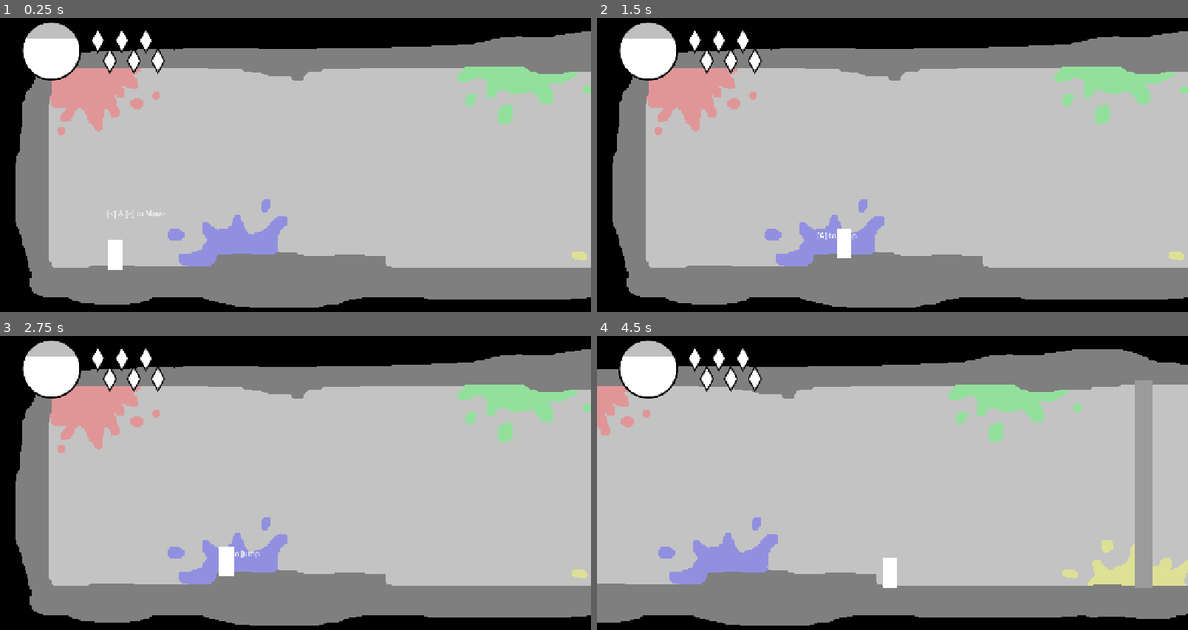
Above: before the commit, frames 1-4 (two rows, left to right).
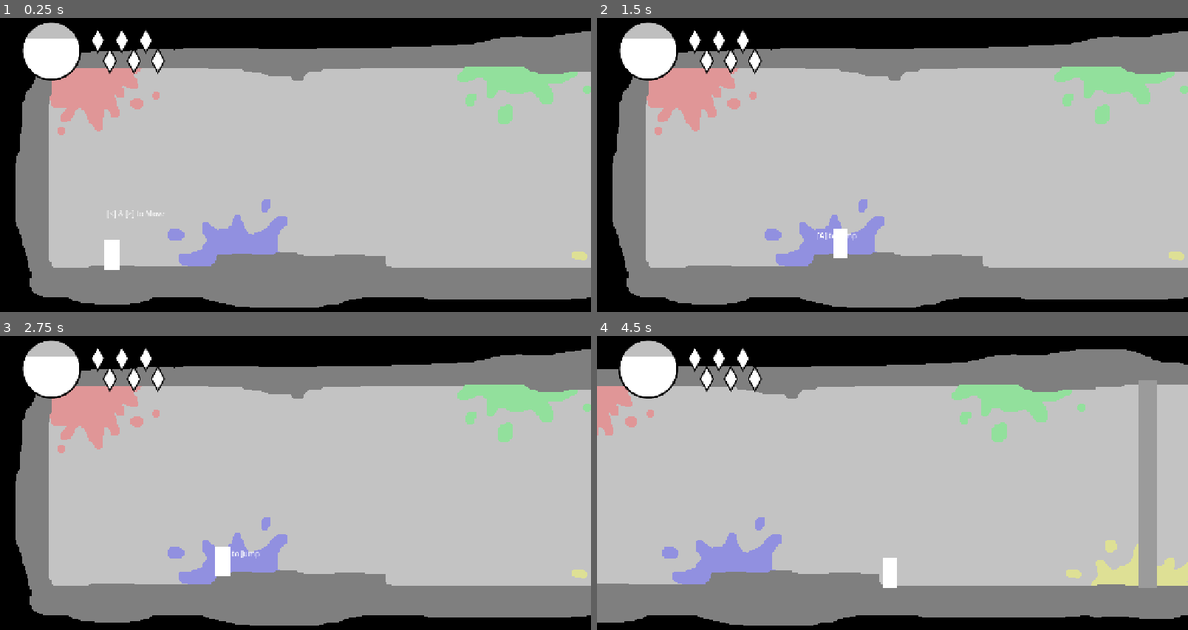
Above: after the commit, the same moments.

Repository: autonomouscrow/color-game
Game: Godot game, scene res://Scenes/Main.tscn
Two runs of this game, one before a commit and one after it. Both use one fixed random seed, a clock stepped at 60 frames per second and the inputs below.
Inputs:
- Up to frame 1 (0.25 s): no input
- Up to frame 2 (1.5 s): tap Enter at 0.5 s; hold Shift (dash) 0.53-1.28 s; hold Right (move_right) from 0.53 s (still down); tap A (jump) at 0.77 s; tap Ctrl (burst) at 1.35 s
- Up to frame 3 (2.75 s): tap A (jump) at 1.52 s; tap Shift (dash) at 1.55 s; release Right (move_right) at 2.03 s; hold Left (move_left) from 2.03 s (still down); hold Shift (dash) from 2.03 s (still down); tap E (color_blue) at 2.1 s
- Up to frame 4 (4.5 s): release Left (move_left) at 2.78 s; release Shift (dash) at 2.78 s; hold Right (move_right) 2.78-4.28 s; tap F (color_green) at 2.85 s; tap A (jump) at 3.02, 3.77 s; tap Shift (dash) at 3.05 s; hold Shift (dash) 3.53-4.28 s; tap W (color_red) at 3.6 s; hold Left (move_left) from 4.28 s (still down); tap Q (color_white) at 4.35 s

The runs differ from the first frame. In frame 1, 0.1% of the frame differs, in the area x 17-21%, y 75-86%; in frame 2, 0.1%; in frame 3, 0.1%; in frame 4, 2.6%, in the area x 0-100%, y 4-99%.

Commit message:
added all enemy art

Diff:
--- a/Scenes/Main.tscn
+++ b/Scenes/Main.tscn
@@ -23,7 +23,7 @@
 [node name="Start" parent="RoomContainer" unique_id=118567636 instance=ExtResource("13_5jffn")]
 
 [node name="Hue" parent="." unique_id=1902301394 groups=["Player"] instance=ExtResource("1_idj7w")]
-position = Vector2(-2892, 578)
+position = Vector2(-2900, 573)
 health = 70.0
 mp = 6
 
--- a/Scenes/Prefabs/DamageBlock.tscn
+++ b/Scenes/Prefabs/DamageBlock.tscn
@@ -9,6 +9,7 @@
 script = ExtResource("1_mtvk6")
 
 [node name="ColorRect" type="ColorRect" parent="." unique_id=139579704]
+visible = false
 offset_right = 40.0
 offset_bottom = 40.0
 color = Color(1, 0.56078434, 0, 1)
--- a/Scenes/Prefabs/Dasher.tscn
+++ b/Scenes/Prefabs/Dasher.tscn
@@ -1,6 +1,7 @@
-[gd_scene format=3]
+[gd_scene format=3 uid="uid://cm55gamptkieg"]
 
-[ext_resource type="Script" path="res://Scripts/dasher.gd" id="1_dasher"]
+[ext_resource type="Script" uid="uid://cvdwlmtmklfkt" path="res://Scripts/dasher.gd" id="1_dasher"]
+[ext_resource type="Texture2D" uid="uid://cilry4vexqw4x" path="res://Dasher.png" id="2_c8ns3"]
 
 [sub_resource type="RectangleShape2D" id="RectangleShape2D_body"]
 size = Vector2(30, 62)
@@ -14,15 +15,52 @@
 [sub_resource type="RectangleShape2D" id="RectangleShape2D_contact"]
 size = Vector2(32, 64)
 
-[node name="Dasher" type="CharacterBody2D" groups=["enemy"]]
+[sub_resource type="AtlasTexture" id="AtlasTexture_rna4r"]
+atlas = ExtResource("2_c8ns3")
+region = Rect2(0, 64, 64, 64)
+
+[sub_resource type="AtlasTexture" id="AtlasTexture_qprty"]
+atlas = ExtResource("2_c8ns3")
+region = Rect2(0, 0, 64, 64)
+
+[sub_resource type="AtlasTexture" id="AtlasTexture_qbyt4"]
+atlas = ExtResource("2_c8ns3")
+region = Rect2(64, 0, 64, 64)
+
+[sub_resource type="AtlasTexture" id="AtlasTexture_jc7n1"]
+atlas = ExtResource("2_c8ns3")
+region = Rect2(64, 64, 64, 64)
+
+[sub_resource type="SpriteFrames" id="SpriteFrames_x3acn"]
+animations = [{
+"frames": [{
+"duration": 1.0,
+"texture": SubResource("AtlasTexture_rna4r")
+}, {
+"duration": 1.0,
+"texture": SubResource("AtlasTexture_qprty")
+}, {
+"duration": 1.0,
+"texture": SubResource("AtlasTexture_qbyt4")
+}, {
+"duration": 1.0,
+"texture": SubResource("AtlasTexture_jc7n1")
+}],
+"loop": 1,
+"name": &"default",
+"speed": 12.0
+}]
+
+[node name="Dasher" type="CharacterBody2D" unique_id=771888743 groups=["enemy"]]
 motion_mode = 1
 script = ExtResource("1_dasher")
 max_health = 50
 
-[node name="Body" type="CollisionShape2D" parent="."]
+[node name="Body" type="CollisionShape2D" parent="." unique_id=550285386]
 shape = SubResource("RectangleShape2D_body")
 
-[node name="Color" type="ColorRect" parent="."]
+[node name="Color" type="ColorRect" parent="." unique_id=358729364]
+visible = false
 offset_left = -16.0
 offset_top = -32.0
 offset_right = 16.0
@@ -30,25 +68,31 @@
 mouse_filter = 2
 color = Color(1, 0.9, 0, 1)
 
-[node name="DetectionArea" type="Area2D" parent="."]
+[node name="DetectionArea" type="Area2D" parent="." unique_id=1337781504]
 
-[node name="Rect" type="CollisionShape2D" parent="DetectionArea"]
+[node name="Rect" type="CollisionShape2D" parent="DetectionArea" unique_id=1652191404]
 shape = SubResource("RectangleShape2D_detection")
 debug_color = Color(0, 0.6, 0.7, 0.1)
 
-[node name="AggroArea" type="Area2D" parent="."]
+[node name="AggroArea" type="Area2D" parent="." unique_id=1334721795]
 
-[node name="Rect" type="CollisionShape2D" parent="AggroArea"]
+[node name="Rect" type="CollisionShape2D" parent="AggroArea" unique_id=2007135484]
 shape = SubResource("RectangleShape2D_aggro")
 debug_color = Color(0.2, 0.8, 0.2, 0.1)
 
-[node name="AttackTimer" type="Timer" parent="."]
+[node name="AttackTimer" type="Timer" parent="." unique_id=422142747]
 one_shot = true
 
-[node name="Area2D" type="Area2D" parent="."]
+[node name="Area2D" type="Area2D" parent="." unique_id=1832853291]
 
-[node name="CollisionShape2D" type="CollisionShape2D" parent="Area2D"]
+[node name="CollisionShape2D" type="CollisionShape2D" parent="Area2D" unique_id=1630125274]
 shape = SubResource("RectangleShape2D_contact")
+
+[node name="AnimatedSprite2D" type="AnimatedSprite2D" parent="." unique_id=1690054055]
+position = Vector2(5, 6.0000005)
+scale = Vector2(2.0400002, 2.0400002)
+sprite_frames = SubResource("SpriteFrames_x3acn")
+autoplay = "default"
 
 [connection signal="body_entered" from="DetectionArea" to="." method="_on_detection_body_entered"]
 [connection signal="body_exited" from="DetectionArea" to="." method="_on_detection_body_exited"]
--- a/Scenes/Prefabs/ninja.tscn
+++ b/Scenes/Prefabs/ninja.tscn
@@ -1,27 +1,79 @@
 [gd_scene format=3 uid="uid://butbrp11dq2nx"]
 
 [ext_resource type="Script" uid="uid://c6vjqvyppprjf" path="res://Scripts/ninja.gd" id="1_buaqa"]
+[ext_resource type="Texture2D" uid="uid://dw8t71bl82m8i" path="res://Ninja (1).png" id="2_lgpkp"]
 
 [sub_resource type="RectangleShape2D" id="RectangleShape2D_x3acn"]
-size = Vector2(38, 39)
+size = Vector2(32, 47)
 
 [sub_resource type="RectangleShape2D" id="RectangleShape2D_t53hv"]
 size = Vector2(84, 40)
 
 [sub_resource type="RectangleShape2D" id="RectangleShape2D_buaqa"]
-size = Vector2(40, 40)
+size = Vector2(36, 47)
+
+[sub_resource type="AtlasTexture" id="AtlasTexture_l6ih0"]
+atlas = ExtResource("2_lgpkp")
+region = Rect2(64, 128, 64, 64)
+
+[sub_resource type="AtlasTexture" id="AtlasTexture_g2vap"]
+atlas = ExtResource("2_lgpkp")
+region = Rect2(0, 128, 64, 64)
+
+[sub_resource type="AtlasTexture" id="AtlasTexture_i8c3k"]
+atlas = ExtResource("2_lgpkp")
+region = Rect2(0, 64, 64, 64)
+
+[sub_resource type="AtlasTexture" id="AtlasTexture_ll6cd"]
+atlas = ExtResource("2_lgpkp")
+region = Rect2(64, 64, 64, 64)
+
+[sub_resource type="AtlasTexture" id="AtlasTexture_xnucx"]
+atlas = ExtResource("2_lgpkp")
+region = Rect2(64, 0, 64, 64)
+
+[sub_resource type="AtlasTexture" id="AtlasTexture_d74xm"]
+atlas = ExtResource("2_lgpkp")
+region = Rect2(0, 0, 64, 64)
+
+[sub_resource type="SpriteFrames" id="SpriteFrames_x3acn"]
+animations = [{
+"frames": [{
+"duration": 1.0,
+"texture": SubResource("AtlasTexture_l6ih0")
+}, {
+"duration": 1.0,
+"texture": SubResource("AtlasTexture_g2vap")
+}, {
+"duration": 1.0,
+"texture": SubResource("AtlasTexture_i8c3k")
+}, {
+"duration": 1.0,
+"texture": SubResource("AtlasTexture_ll6cd")
+}, {
+"duration": 1.0,
+"texture": SubResource("AtlasTexture_xnucx")
+}, {
+"duration": 1.0,
+"texture": SubResource("AtlasTexture_d74xm")
+}],
+"loop": 1,
+"name": &"default",
+"speed": 24.0
+}]
 
 [node name="Ninja" type="CharacterBody2D" unique_id=850865353]
 script = ExtResource("1_buaqa")
 max_health = 40
 
 [node name="ColorRect" type="ColorRect" parent="." unique_id=1077024131]
+visible = false
 offset_right = 40.0
 offset_bottom = 40.0
 color = Color(1, 0.8901961, 0, 1)
 
 [node name="CollisionShape2D" type="CollisionShape2D" parent="." unique_id=1113764261]
-position = Vector2(20, 20.5)
+position = Vector2(21, 16.5)
 shape = SubResource("RectangleShape2D_x3acn")
 
 [node name="DetectionArea" type="Area2D" parent="." unique_id=313271745]
@@ -35,8 +87,14 @@
 [node name="Hitbox2" type="Area2D" parent="." unique_id=764535175]
 
 [node name="Hitbox" type="CollisionShape2D" parent="Hitbox2" unique_id=1633746131]
-position = Vector2(20, 20)
+position = Vector2(21, 16.5)
 shape = SubResource("RectangleShape2D_buaqa")
+
+[node name="AnimatedSprite2D" type="AnimatedSprite2D" parent="." unique_id=1793139630]
+position = Vector2(22, 9)
+scale = Vector2(1.3600006, 1.3600006)
+sprite_frames = SubResource("SpriteFrames_x3acn")
+autoplay = "default"
 
 [connection signal="body_entered" from="DetectionArea" to="." method="_on_detection_area_body_entered"]
 [connection signal="body_exited" from="DetectionArea" to="." method="_on_detection_area_body_exited"]
--- a/Scenes/Prefabs/slidy_boi.tscn
+++ b/Scenes/Prefabs/slidy_boi.tscn
@@ -1,6 +1,7 @@
 [gd_scene format=3 uid="uid://bg20reqytwww4"]
 
 [ext_resource type="Script" uid="uid://cpl2j5dxpntco" path="res://Scripts/slidy_boi.gd" id="1_2blm0"]
+[ext_resource type="Texture2D" uid="uid://blswirdjue17e" path="res://SlidyBoi.png" id="2_tqtsa"]
 
 [sub_resource type="RectangleShape2D" id="RectangleShape2D_2blm0"]
 size = Vector2(15.197781, 84.44095)
@@ -11,11 +12,48 @@
 [sub_resource type="RectangleShape2D" id="RectangleShape2D_t53hv"]
 size = Vector2(45.17779, 24.186893)
 
+[sub_resource type="AtlasTexture" id="AtlasTexture_khhpy"]
+atlas = ExtResource("2_tqtsa")
+region = Rect2(0, 64, 64, 64)
+
+[sub_resource type="AtlasTexture" id="AtlasTexture_ojpe8"]
+atlas = ExtResource("2_tqtsa")
+region = Rect2(64, 64, 64, 64)
+
+[sub_resource type="AtlasTexture" id="AtlasTexture_vvjj3"]
+atlas = ExtResource("2_tqtsa")
+region = Rect2(0, 0, 64, 64)
+
+[sub_resource type="AtlasTexture" id="AtlasTexture_ckxw7"]
+atlas = ExtResource("2_tqtsa")
+region = Rect2(64, 0, 64, 64)
+
+[sub_resource type="SpriteFrames" id="SpriteFrames_x3acn"]
+animations = [{
+"frames": [{
+"duration": 1.0,
+"texture": SubResource("AtlasTexture_khhpy")
+}, {
+"duration": 1.0,
+"texture": SubResource("AtlasTexture_ojpe8")
+}, {
+"duration": 1.0,
+"texture": SubResource("AtlasTexture_vvjj3")
+}, {
+"duration": 1.0,
+"texture": SubResource("AtlasTexture_ckxw7")
+}],
+"loop": 1,
+"name": &"default",
+"speed": 20.0
+}]
+
 [node name="SlidyBoi" type="CharacterBody2D" unique_id=1609698959]
 script = ExtResource("1_2blm0")
 max_health = 20
 
 [node name="ColorRect" type="ColorRect" parent="." unique_id=1503958340]
+visible = false
 offset_right = 40.0
 offset_bottom = 40.0
 scale = Vector2(0.80000055, 0.55999994)
@@ -47,6 +85,12 @@
 scale = Vector2(0.66366947, 0.66366965)
 shape = SubResource("RectangleShape2D_t53hv")
 
+[node name="AnimatedSprite2D" type="AnimatedSprite2D" parent="." unique_id=1982937392]
+position = Vector2(16, 4)
+scale = Vector2(1.6, 1.6)
+sprite_frames = SubResource("SpriteFrames_x3acn")
+autoplay = "default"
+
 [connection signal="body_entered" from="DetectionArea" to="." method="_on_detection_area_body_entered"]
 [connection signal="body_exited" from="DetectionArea" to="." method="_on_detection_area_body_exited"]
 [connection signal="body_entered" from="Hitbox2" to="." method="_on_hitbox_2_body_entered"]
--- a/Scenes/Rooms/Green1.tscn
+++ b/Scenes/Rooms/Green1.tscn
@@ -11,6 +11,22 @@
 [ext_resource type="PackedScene" uid="uid://btcp03ywrwyyn" path="res://ancestors.tscn" id="8_sawut"]
 [ext_resource type="PackedScene" uid="uid://dlaq8kmhddk8v" path="res://text.tscn" id="9_y22up"]
 [ext_resource type="PackedScene" path="res://Scenes/Prefabs/ColorZone.tscn" id="10_ig6al"]
+[ext_resource type="Texture2D" uid="uid://5p1ah2mibuv4" path="res://leafSheep.png" id="12_rrh6n"]
+
+[sub_resource type="AtlasTexture" id="AtlasTexture_commf"]
+atlas = ExtResource("12_rrh6n")
+region = Rect2(0, 0, 64, 64)
+
+[sub_resource type="SpriteFrames" id="SpriteFrames_x3acn"]
+animations = [{
+"frames": [{
+"duration": 1.0,
+"texture": SubResource("AtlasTexture_commf")
+}],
+"loop": 1,
+"name": &"default",
+"speed": 5.0
+}]
 
 [node name="Green1" type="Node2D" unique_id=1491857186 node_paths=PackedStringArray("EnemyObjects") groups=["Room"]]
 script = ExtResource("1_7vu7n")
@@ -150,7 +166,7 @@
 write = "Help, please find my 12 missing Ancestors before my Mom finds out they are missing!"
 
 [node name="text2" parent="." unique_id=712692231 instance=ExtResource("9_y22up")]
-position = Vector2(1919, 319)
+position = Vector2(1855, 319)
 write = "I promise they will help you on your journey"
 
 [node name="ColorZone" parent="." unique_id=1294043327 instance=ExtResource("10_ig6al")]
@@ -175,3 +191,9 @@
 [node name="Box8" parent="." unique_id=746072735 instance=ExtResource("3_qautl")]
 position = Vector2(3689, 212)
 scale = Vector2(13.19999, 5.359999)
+
+[node name="AnimatedSprite2D" type="AnimatedSprite2D" parent="." unique_id=419755379]
+position = Vector2(1768, 409)
+scale = Vector2(2.199995, 2.199995)
+sprite_frames = SubResource("SpriteFrames_x3acn")
+autoplay = "default"
--- a/Scripts/ninja.gd
+++ b/Scripts/ninja.gd
@@ -26,6 +26,11 @@
 	hitbox_shape.disabled = false
 
 func _physics_process(delta: float) -> void:
+	if velocity.x >= 0:
+		$AnimatedSprite2D.flip_h = false
+	else:
+		$AnimatedSprite2D.flip_h = true
+
 	# Apply gravity
 	if not is_on_floor():
 		velocity.y += gravity * delta
--- a/Scripts/slidy_boi.gd
+++ b/Scripts/slidy_boi.gd
@@ -25,6 +25,11 @@
 	hitbox_shape.disabled = true
 
 func _physics_process(delta: float) -> void:
+	if velocity.x >= 0:
+		$AnimatedSprite2D.flip_h = true
+	else:
+		$AnimatedSprite2D.flip_h = false
+
 	if not is_on_floor():
 		velocity.y += gravity * delta
 
--- a/ancestors.tscn
+++ b/ancestors.tscn
@@ -1,14 +1,31 @@
 [gd_scene format=3 uid="uid://btcp03ywrwyyn"]
 
 [ext_resource type="Script" uid="uid://c051u6kibx0ma" path="res://ancestors.gd" id="1_m8clt"]
+[ext_resource type="Texture2D" uid="uid://5p1ah2mibuv4" path="res://leafSheep.png" id="2_vuirq"]
 
 [sub_resource type="CircleShape2D" id="CircleShape2D_x3acn"]
 radius = 64.0
+
+[sub_resource type="AtlasTexture" id="AtlasTexture_ijh7x"]
+atlas = ExtResource("2_vuirq")
+region = Rect2(0, 64, 64, 64)
+
+[sub_resource type="SpriteFrames" id="SpriteFrames_x3acn"]
+animations = [{
+"frames": [{
+"duration": 1.0,
+"texture": SubResource("AtlasTexture_ijh7x")
+}],
+"loop": 1,
+"name": &"default",
+"speed": 5.0
+}]
 
 [node name="ancestors" type="Node2D" unique_id=1961041996]
 script = ExtResource("1_m8clt")
 
 [node name="ColorRect" type="ColorRect" parent="." unique_id=38215048]
+visible = false
 offset_left = -20.0
 offset_top = -20.0
 offset_right = 20.0
@@ -20,5 +37,10 @@
 [node name="CollisionShape2D" type="CollisionShape2D" parent="Area2D" unique_id=471397108]
 shape = SubResource("CircleShape2D_x3acn")
 
+[node name="AnimatedSprite2D" type="AnimatedSprite2D" parent="." unique_id=1053987652]
+position = Vector2(0, 4)
+scale = Vector2(2.9999998, 2.9999998)
+sprite_frames = SubResource("SpriteFrames_x3acn")
+
 [connection signal="body_entered" from="Area2D" to="." method="_on_area_2d_body_entered"]
 [connection signal="body_exited" from="Area2D" to="." method="_on_area_2d_body_exited"]
Binary file added: Dasher.png
Not shown, added: Dasher.png.import
Binary file added: Ninja (1).png
Not shown, added: Ninja (1).png.import
Binary file added: Ninja.png
Not shown, added: Ninja.png.import
Binary file added: Scenes/Rooms/leafSheep.png
Not shown, added: Scenes/Rooms/leafSheep.png.import
Binary file added: SlidyBoi.png
Not shown, added: SlidyBoi.png.import
Binary file changed: green2.png
Binary file added: leafSheep.png
(and 1 more such lines)
